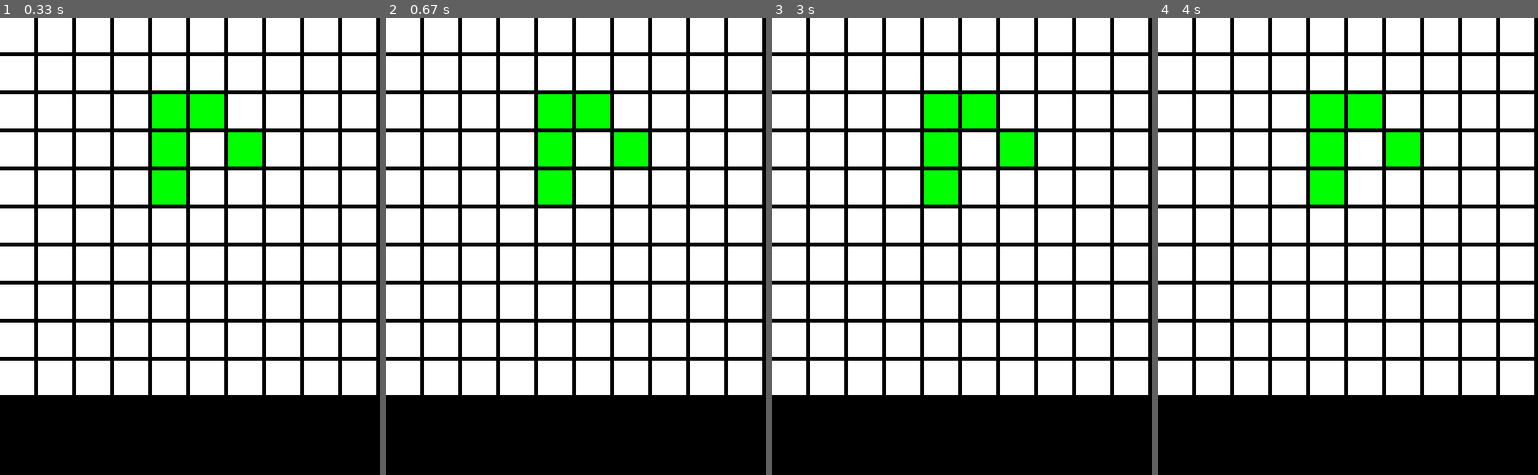
Above: before the commit, frames 1-4 (left to right).
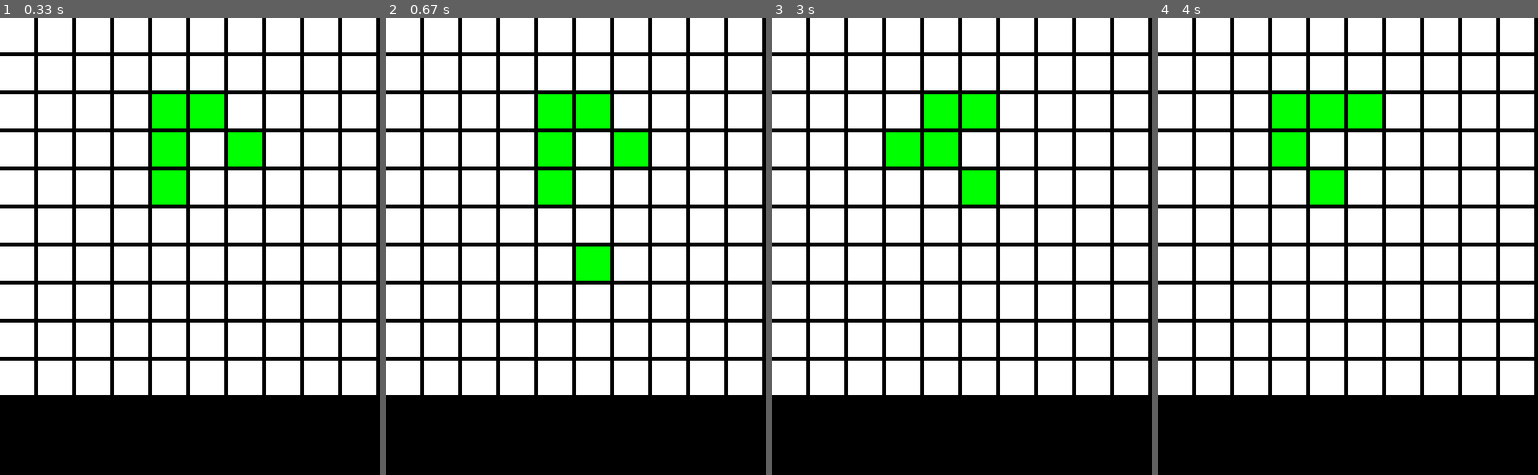
Above: after the commit, the same moments.

Repository: bloominstituteoftechnology/CS-Build-Week-1
Game: pygame game, started from draft.py
Two runs of this game, one before a commit and one after it. Both use one fixed random seed, a clock stepped at 60 frames per second and the inputs below.
Inputs (mouse positions are in pixels of both pictures, inside the frame that each line leads up to):
- Up to frame 1 (0.33 s): no input
- Up to frame 2 (0.67 s): click (576, 246) at 0.38 s
- Up to frame 3 (3 s): press the mouse at (962, 246) at 0.7 s; move the mouse to (1030, 328) at 0.8 s; release the mouse at (1102, 406) at 0.93 s
- Up to frame 4 (4 s): no input

Frame 1 is identical in both runs. In frame 2, 0.7% of the frame differs, in the area x 50-59%, y 50-58%; in frame 3, 2.7%, in the area x 30-69%, y 25-41%; in frame 4, 2.7%.

Commit message:
Move the time.sleep() method call so UI is a ton more responsive while in edit mode.

Diff:
--- a/draft.py
+++ b/draft.py
@@ -119,8 +119,8 @@
         else:
             l = update_board(max, l)
             gen += 1
+            time.sleep(1)
         pygame.display.flip()
-        time.sleep(1)
 
 if __name__ == '__main__':
     main()
